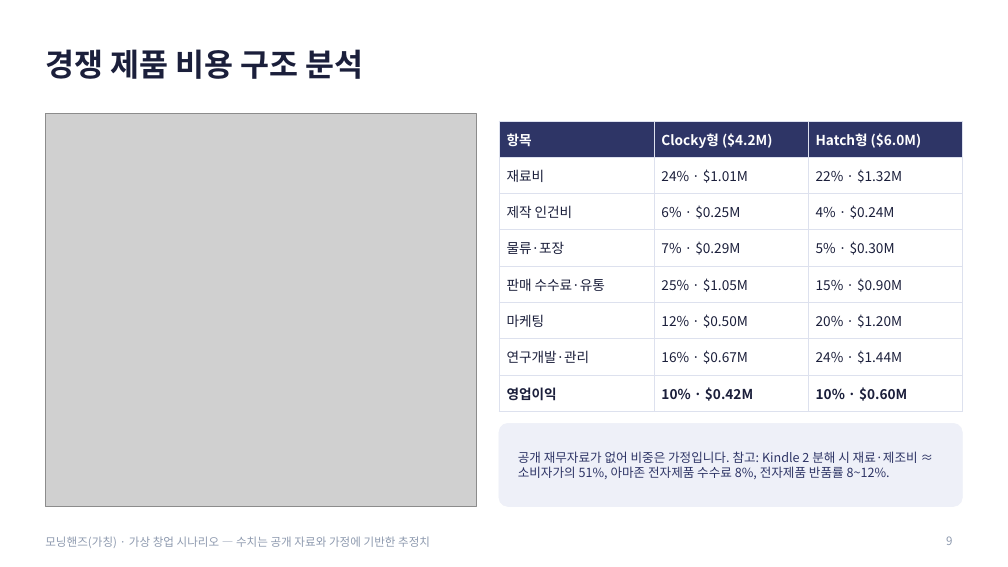
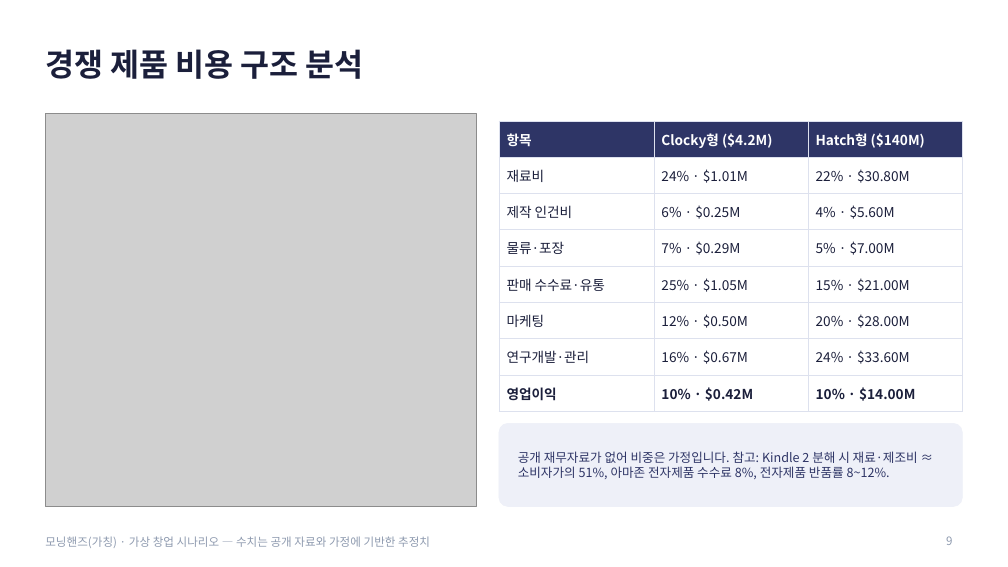
Before and after one commit to g975682-source/-, a slide deck: slide 9 of MorningHands_Business_Analysis.pptx. Drawn at 1008x567 pixels with LibreOffice and Linux fonts; fonts in the diff are those of the drawing; grey boxes stand for pictures. Boxes give left, top, right and bottom in pixels: in the first picture for what was removed or moved away, otherwise in the second. Text is boxed around its words. In the diff, an @@ line names an element or a change of style, - is before the commit and + after.

```diff
--- a/MorningHands_Business_Analysis.pptx
+++ b/MorningHands_Business_Analysis.pptx
@@ table at [499,121,963,405] @@
-row 1, column 3: Hatch형 ($6.0M)
+row 1, column 3: Hatch형 ($140M)
-row 2, column 3: 22% · $1.32M
+row 2, column 3: 22% · $30.80M
-row 3, column 3: 4% · $0.24M
+row 3, column 3: 4% · $5.60M
-row 4, column 3: 5% · $0.30M
+row 4, column 3: 5% · $7.00M
-row 5, column 3: 15% · $0.90M
+row 5, column 3: 15% · $21.00M
-row 6, column 3: 20% · $1.20M
+row 6, column 3: 20% · $28.00M
-row 7, column 3: 24% · $1.44M
+row 7, column 3: 24% · $33.60M
-row 8, column 3: 10% · $0.60M
+row 8, column 3: 10% · $14.00M
```
Also in this commit, not shown: 10 other slides changed.
